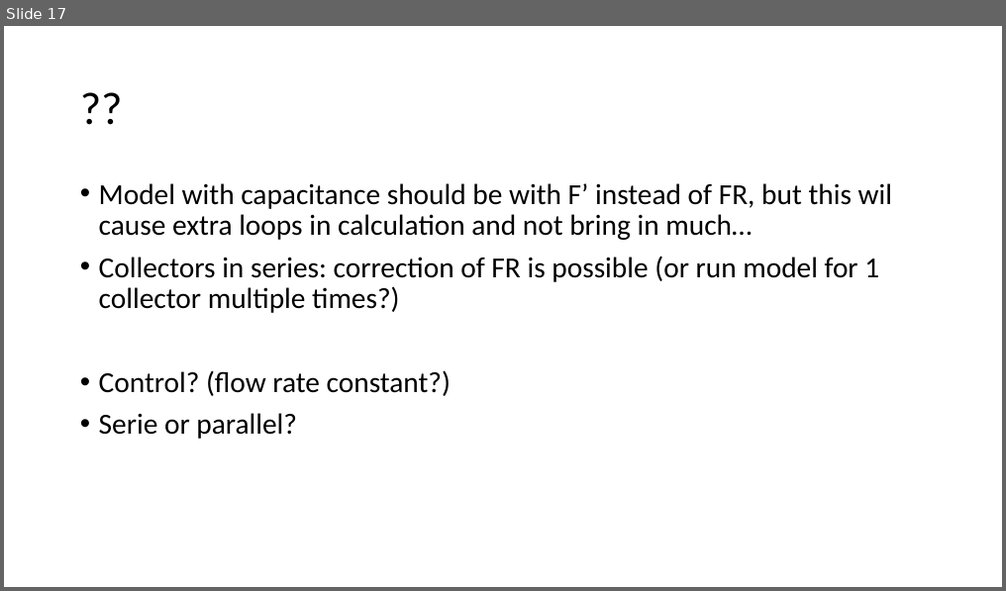
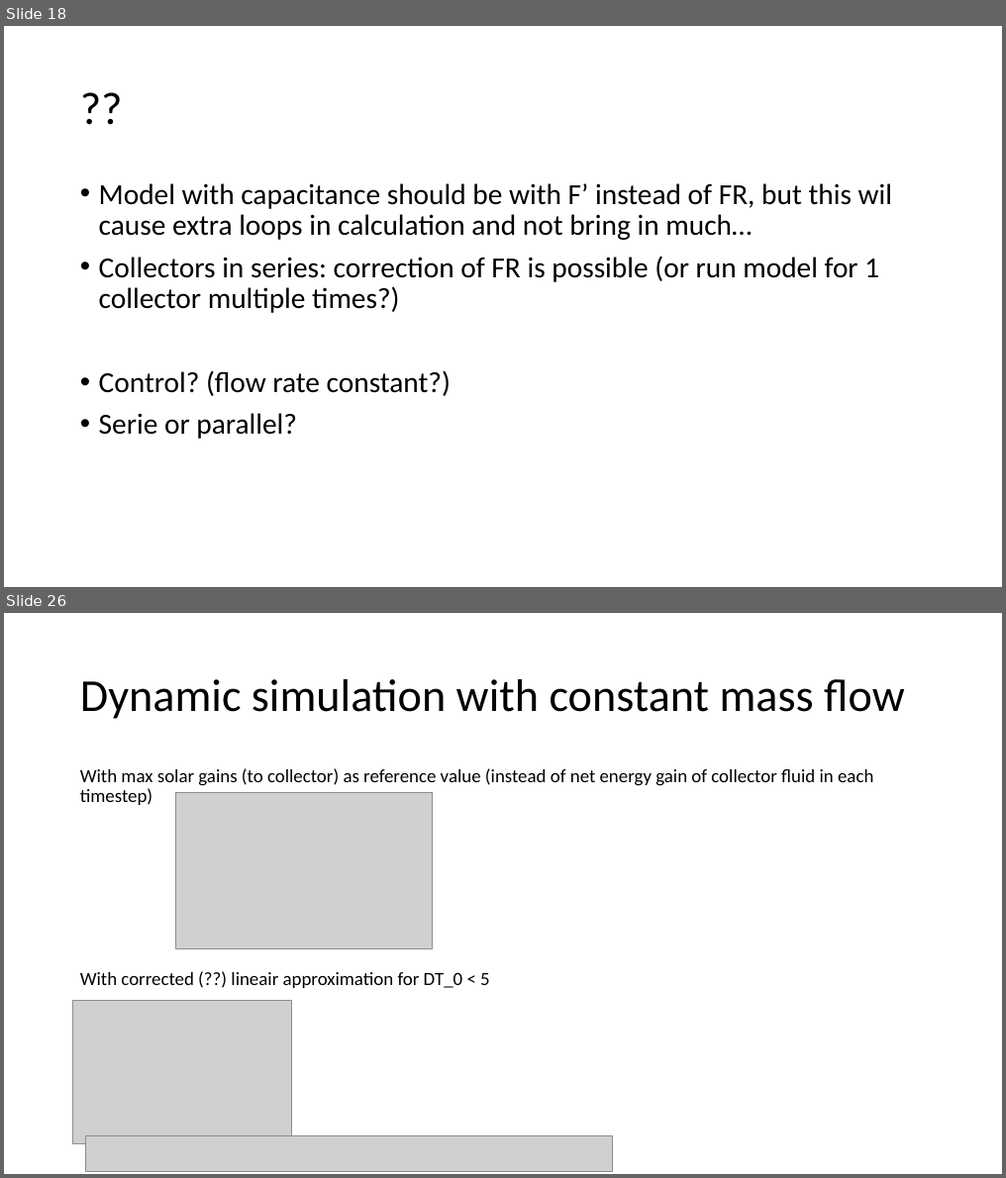
Before and after one commit to MargotDePauw/TETRA-warmtenetten, a slide deck: model zonnecollector/achtergrond/Solar collector.pptx. Shown one above the other, each under a label of ours: slide 17 before the commit, slides 18 and 26 after it; the slides between them are not shown. The pictures are 1006x591 and 1006x1178 pixels, drawn with LibreOffice and Linux fonts; fonts in the diff are those of the drawing; grey boxes stand for pictures. Boxes give left, top, right and bottom in pixels: in the first picture for what was removed or moved away, otherwise in the second. Text is boxed around its words. In the diff, an @@ line names an element or a change of style, - is before the commit and + after.

```diff
--- a/model zonnecollector/achtergrond/Solar collector.pptx
+++ b/model zonnecollector/achtergrond/Solar collector.pptx
@@ slide 26 added at [4, 613, 1002, 1174], background #FFFFFF @@
@@ title added at [80, 679, 905, 719], 44 pt, text #000000 @@
+Dynamic simulation with constant mass flow
@@ text added at [80, 768, 873, 988], 18 pt, text #000000 @@
+With max solar gains (to collector) as reference value (instead of net energy gain of collector fluid in each timestep)
+With corrected (??) lineair approximation for DT_0 < 5
@@ picture added at [175, 792, 433, 950] @@
@@ picture added at [73, 1001, 291, 1145] @@
@@ picture added at [85, 1137, 613, 1170] @@
@@ what was slide 17 is now slide 18 @@
```
Also in this commit, not shown: 13 other slides added, 5 other files.
